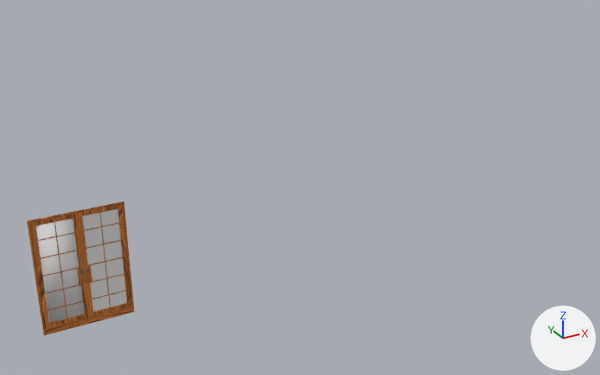
Renders of the FBX model Assets/Stanza VanGogh _ Miriana & Roberta/Models/Finestra.fbx from each side of a commit.
One viewpoint serves both versions: a camera (50 mm lens) standing at (-23.94, -21.26, 16.15) and looking at (-12.21, 0.06, 5.49). The lights are fixed; the arrows at lower right show +X, +Y and +Z. Where no turn or scale is listed for an object, it has been applied to the vertices.

The older version as bpy lines, for what is in view:
```python
ob_box_sx = bpy.data.objects.new('Box_sx', me_box2633_001)
ob_box_sx.location = (-20.55, -0.01, 4.38)
ob_cornice = bpy.data.objects.new('Cornice', me_box2630_001)
ob_cornice.parent = ob_finestra
ob_cornice.location = (0.0396, 0.0729, 26.2)
ob_cornice.scale = (0.365, 0.365, 0.365)
ob_finestra = bpy.data.objects.new('Finestra', None)
ob_finestra.location = (-19.31, 0.00499, 2.635)
ob_finestra.rotation_euler = (1.571, 0.0, 0.0)  # degrees (90, 0, 0)
ob_finestra.scale = (0.00299, 0.00299, 0.00299)
ob_finestra_dx = bpy.data.objects.new('Finestra_dx', me_box2624_001)
ob_finestra_dx.location = (-18.02, -0.03, 4.38)
ob_finestra_sx = bpy.data.objects.new('Finestra_sx', me_box2624_002)
ob_finestra_sx.location = (-20.56, 0.06, 4.38)
ob_vetro_dx = bpy.data.objects.new('Vetro_dx', me_box2643_001)
ob_vetro_dx.location = (-18.02, -0.03, 4.38)
ob_vetro_sx = bpy.data.objects.new('Vetro_sx', me_box01_001)
ob_vetro_sx.location = (-20.54, -0.01, 4.38)
```
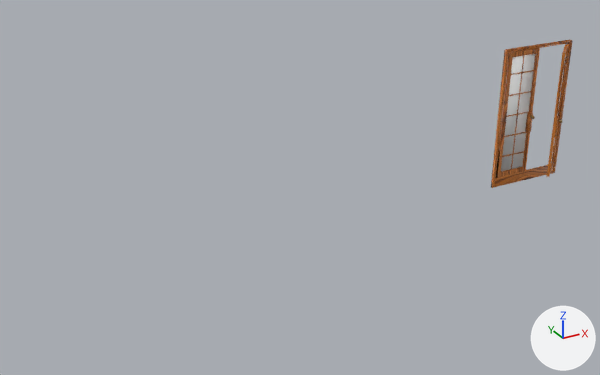
ob_finestra is not drawn itself; it is the parent of ob_cornice.

Where the newer file only moved an object's origin or applied its transform, the numbers keep the older frame.

Location of each change, [x1, y1, x2, y2] in pixels of the pictures (600 x 375 px):
'Vetro_sx', mesh rescaled (30% narrower, 11% taller): before [36, 218, 85, 323]; after [501, 54, 535, 171]
'Cornice', reshaped, moved, turned, rescaled: before [27, 201, 134, 336]; after [491, 40, 572, 188]
'Vetro_dx', reshaped: before [82, 209, 127, 312]; after [551, 55, 566, 162]
'Finestra_sx', mesh rescaled (28% narrower, 11% taller): before [30, 213, 90, 329]; after [497, 48, 540, 177]
'Finestra_dx', reshaped (59% narrower, 18% taller): before [77, 204, 132, 317]; after [546, 44, 568, 177]
'Box_sx', mesh rescaled (10% narrower, 17% taller): before [77, 268, 86, 285]; after [525, 112, 533, 132]

Patch to the scene script:
```diff
--- a/Assets/Stanza VanGogh _ Miriana & Roberta/Models/Finestra.fbx.py
+++ b/Assets/Stanza VanGogh _ Miriana & Roberta/Models/Finestra.fbx.py
@@ me_box2643_001 @@
 me_box2643_001.from_pydata(...)  # 8 vertices, 6 faces; spans x -1.16..-0.12, y 0.03..0.05, z -1.41..1.74
-me_box2643_001.vertices[0].co = (-1.16, 0.05, -1.41)  # pixel (92, 312)
-me_box2643_001.vertices[1].co = (-1.16, 0.05, 1.74)  # pixel (81, 215)
-me_box2643_001.vertices[2].co = (-0.12, 0.04, 1.74)  # pixel (117, 208)
-me_box2643_001.vertices[3].co = (-0.12, 0.04, -1.41)  # pixel (127, 303)
-me_box2643_001.vertices[4].co = (-1.16, 0.04, -1.41)  # pixel (92, 312)
-me_box2643_001.vertices[5].co = (-0.12, 0.03, -1.41)  # pixel (127, 303)
-me_box2643_001.vertices[6].co = (-0.12, 0.03, 1.74)  # pixel (117, 208)
-me_box2643_001.vertices[7].co = (-1.16, 0.04, 1.74)  # pixel (81, 215)
+# me_box2643_001 part 4
+me_box2643_001.vertices[0].co = (15.75, -0.82, -0.03)
+me_box2643_001.vertices[1].co = (15.75, -0.82, 4.33)
+me_box2643_001.vertices[2].co = (16.59, -0.1, 4.33)  # pixel (566, 48)
+me_box2643_001.vertices[3].co = (16.59, -0.1, -0.03)  # pixel (551, 161)
+me_box2643_001.vertices[4].co = (15.76, -0.83, -0.03)
+me_box2643_001.vertices[5].co = (16.6, -0.11, -0.03)  # pixel (551, 161)
+me_box2643_001.vertices[6].co = (16.6, -0.11, 4.33)  # pixel (566, 48)
+me_box2643_001.vertices[7].co = (15.76, -0.83, 4.33)
 me_box2643_001.materials.append(mat_vetro)
@@ me_box2624_002 @@
 me_box2624_002.from_pydata(...)  # 616 vertices, 534 faces; spans x 0.0..1.27, y -0.08..0.0, z -1.52..1.86
+# me_box2624_002 part 3: the whole mesh is scaled about its middle by (1.06, 1.38, 1.38), then moved by (16.59, -0.05, 1.99)
 me_box2624_002.materials.append(mat_struttura_finestra)
@@ me_box2624_001 @@
 me_box2624_001.from_pydata(...)  # 616 vertices, 534 faces; spans x -1.27..0.0, y 0.0..0.08, z -1.52..1.86
+# me_box2624_001 part 5: the whole mesh is multiplied about its middle by the matrix ((0.802, -0.907, 0.0), (0.698, 1.042, 0.0), (0.0, 0.0, 1.382)), then moved by (16.81, -0.5, 1.99)
 me_box2624_001.materials.append(mat_struttura_finestra)
@@ me_box2633_001 @@
 me_box2633_001.from_pydata(...)  # 8 vertices, 6 faces; spans x 1.084..1.269, y -0.012..0.061, z -0.383..0.147
+# me_box2633_001 part 1: the whole mesh is scaled about its middle by (1.06, 1.38, 1.38), then moved by (16.623, -0.084, 1.881)
 me_box2633_001.materials.append(mat_struttura_finestra)
@@ me_box2630_001 @@
 # used by ob_cornice; parent = ob_finestra; location = (0.0396, 0.0729, 26.2); scale = (0.365, 0.365, 0.365)
-me_box2630_001.from_pydata(...)  # 948 vertices, 814 faces; spans x -1223.0..1247.0, y -1.0..3352.0, z -126.0..-37.0
+me_box2630_001.from_pydata(...)  # 948 vertices, 814 faces; spans x -1290.0..1269.0, y -1205.0..2177.0, z -50.0..47.0
+# me_box2630_001 part 2: 948 of 948 vertices moved; they spanned x -1223.0..1247.0, y -1.0..3352.0, z -126.0..-37.0 and now span x -1290.0..1269.0, y -1205.0..2177.0, z -50.0..47.0; mean shift (-32.0, -1184.0, 84.0); largest move (-1223.0, -1.0, -80.0) -> (-1290.0, -1205.0, 3.0)
 me_box2630_001.materials.append(mat_struttura_finestra)
@@ me_box01_001 @@
 me_box01_001.from_pydata(...)  # 8 vertices, 6 faces; spans x 0.12..1.16, y 0.02..0.04, z -1.41..1.74
+# me_box01_001 part 6: the whole mesh is scaled about its middle by (1.06, 1.38, 1.38), then moved by (16.56, -0.04, 1.99)
 me_box01_001.materials.append(mat_vetro)
@@ ob_finestra @@
 ob_finestra = bpy.data.objects.new('Finestra', None)
-ob_finestra.location = (-19.31, 0.00499, 2.635)
+ob_finestra.location = (-2.639, 0.0, 3.811)
 ob_finestra.rotation_euler = (1.571, 0.0, 0.0)  # degrees (90, 0, 0)
-ob_finestra.scale = (0.00299, 0.00299, 0.00299)
+ob_finestra.scale = (0.01, 0.01, 0.01)
@@ ob_cornice @@
 ob_cornice = bpy.data.objects.new('Cornice', me_box2630_001)
-ob_cornice.parent = ob_finestra
-ob_cornice.location = (0.0396, 0.0729, 26.2)
-ob_cornice.scale = (0.365, 0.365, 0.365)
+ob_cornice.location = (-2.633, -0.0326, 5.663)
+ob_cornice.rotation_euler = (1.571, 0.0, 0.0)  # degrees (90, 0, 0)
+ob_cornice.scale = (0.0012, 0.00154, 0.00152)
```
